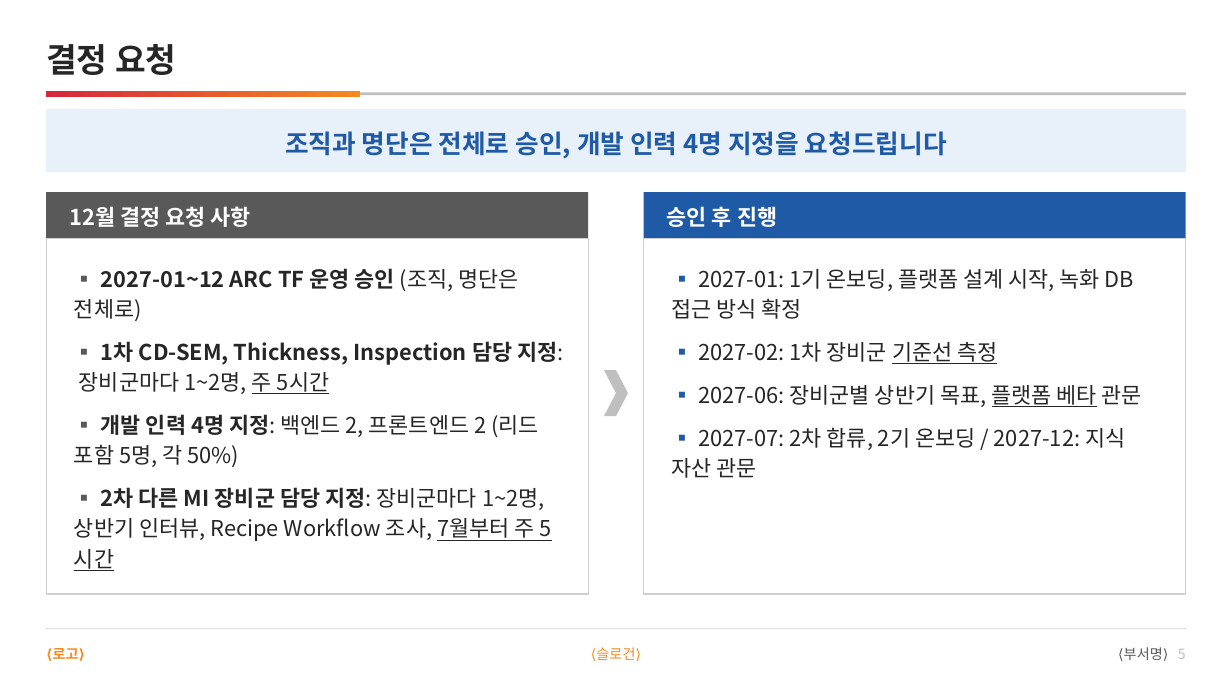
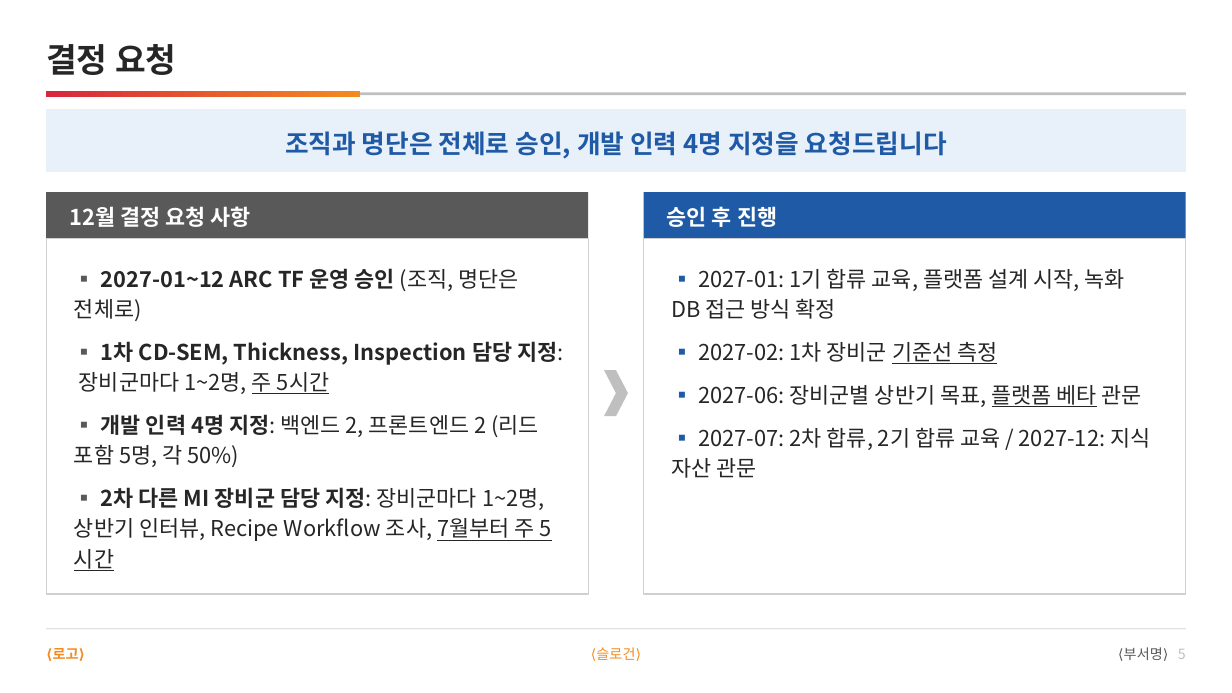
Before and after one commit to DarrenKoi/pm_notes, a slide deck: slide 5 of my-task/arc-tf/deliverables/arc-tf-exec-summary.pptx. Drawn at 1232x693 pixels with LibreOffice and Linux fonts; fonts in the diff are those of the drawing. Boxes give left, top, right and bottom in pixels: in the first picture for what was removed or moved away, otherwise in the second. Text is boxed around its words. In the diff, an @@ line names an element or a change of style, - is before the commit and + after.

```diff
--- a/my-task/arc-tf/deliverables/arc-tf-exec-summary.pptx
+++ b/my-task/arc-tf/deliverables/arc-tf-exec-summary.pptx
@@ text at (x1=671, y1=268, x2=1125, y2=319): text changed @@
-▪ 2027-01: 1기 온보딩, 플랫폼 설계 시작, 녹화 DB 접근 방식 확정
+▪ 2027-01: 1기 합류 교육, 플랫폼 설계 시작, 녹화 DB 접근 방식 확정
@@ text at (x1=671, y1=427, x2=1150, y2=478): text changed @@
-▪ 2027-07: 2차 합류, 2기 온보딩 / 2027-12: 지식 자산 관문
+▪ 2027-07: 2차 합류, 2기 합류 교육 / 2027-12: 지식 자산 관문
```
Also in this commit, not shown: 1 other slide changed, 17 other files.
